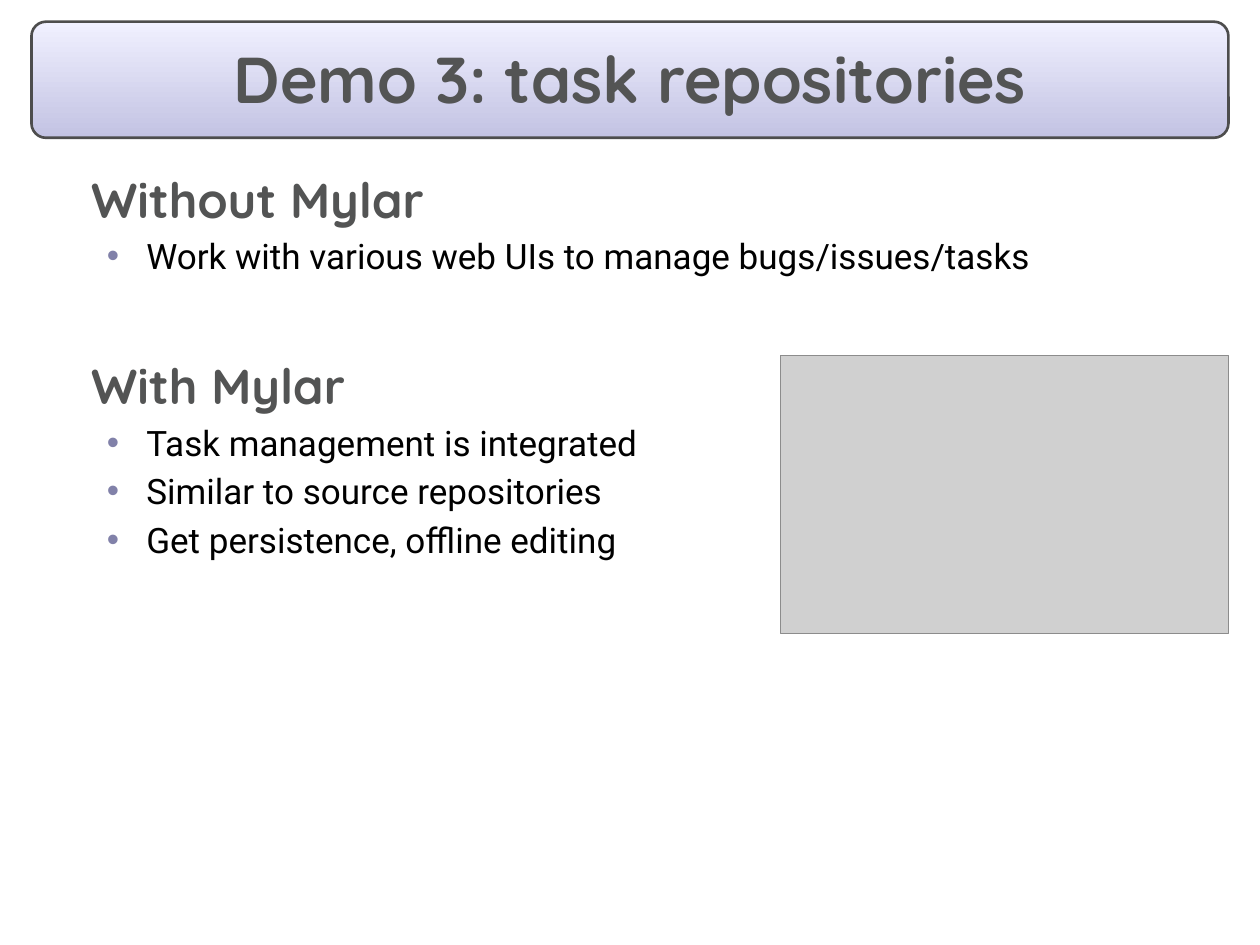
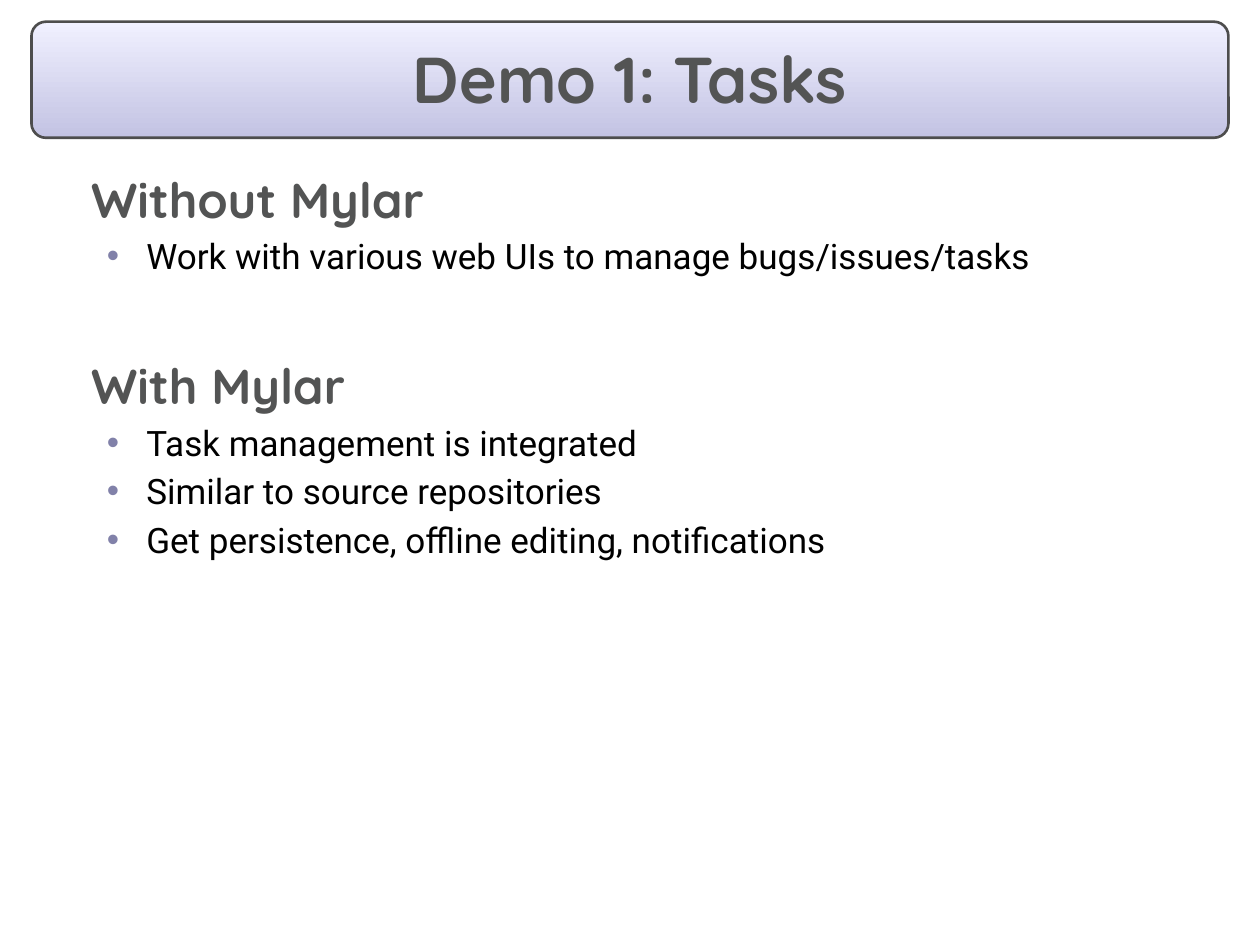
Before and after one commit to eclipse-mylyn/mylyn-website, a slide deck: slide 5 of publications/2006-10-mylar-webinar.ppt (slide 9 before the commit). Drawn at 1260x945 pixels with LibreOffice and Linux fonts; fonts in the diff are those of the drawing; grey boxes stand for pictures. Boxes give left, top, right and bottom in pixels: in the first picture for what was removed or moved away, otherwise in the second. Text is boxed around its words. In the diff, an @@ line names an element or a change of style, - is before the commit and + after.

```diff
--- a/publications/2006-10-mylar-webinar.ppt
+++ b/publications/2006-10-mylar-webinar.ppt
@@ title at box(413, 55, 847, 104): text changed @@
-Demo 3: task repositories
+Demo 1: Tasks
@@ picture removed at box(780, 355, 1228, 634) @@
@@ text at box(146, 526, 825, 561): text changed @@
-  • Get persistence, offline editing
+  • Get persistence, offline editing, notifications
```
Also in this commit, not shown: 9 other slides changed, 3 slides added, 4 slides removed, 1 other file.
